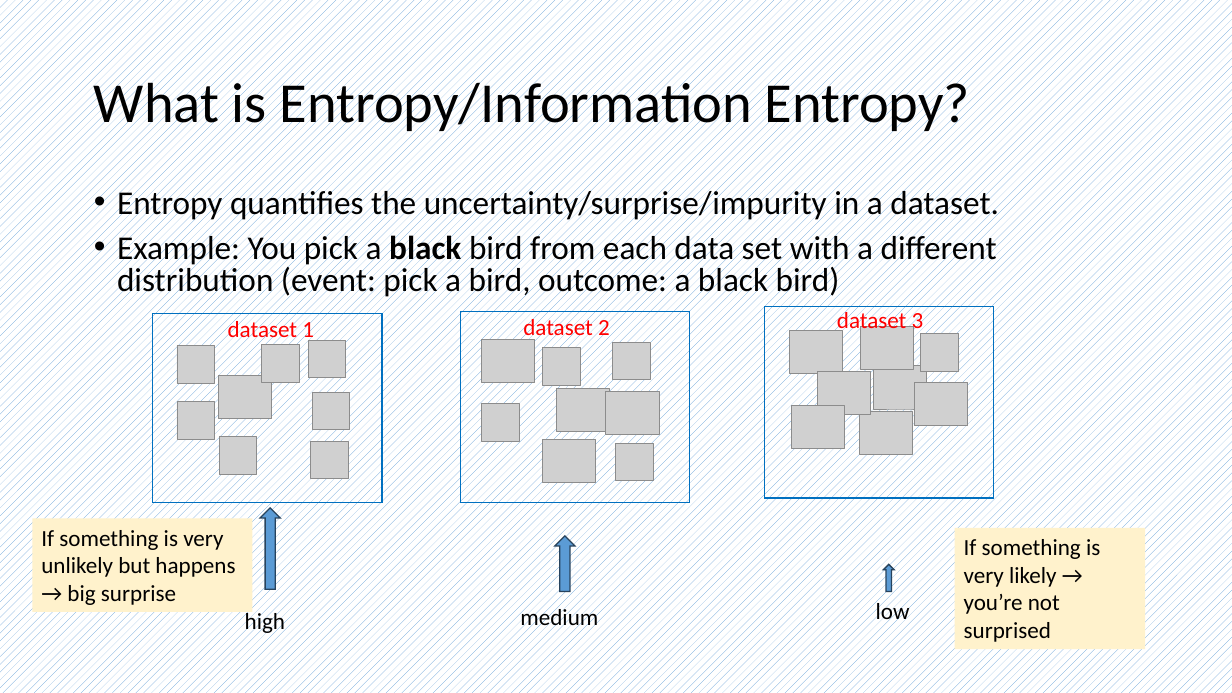
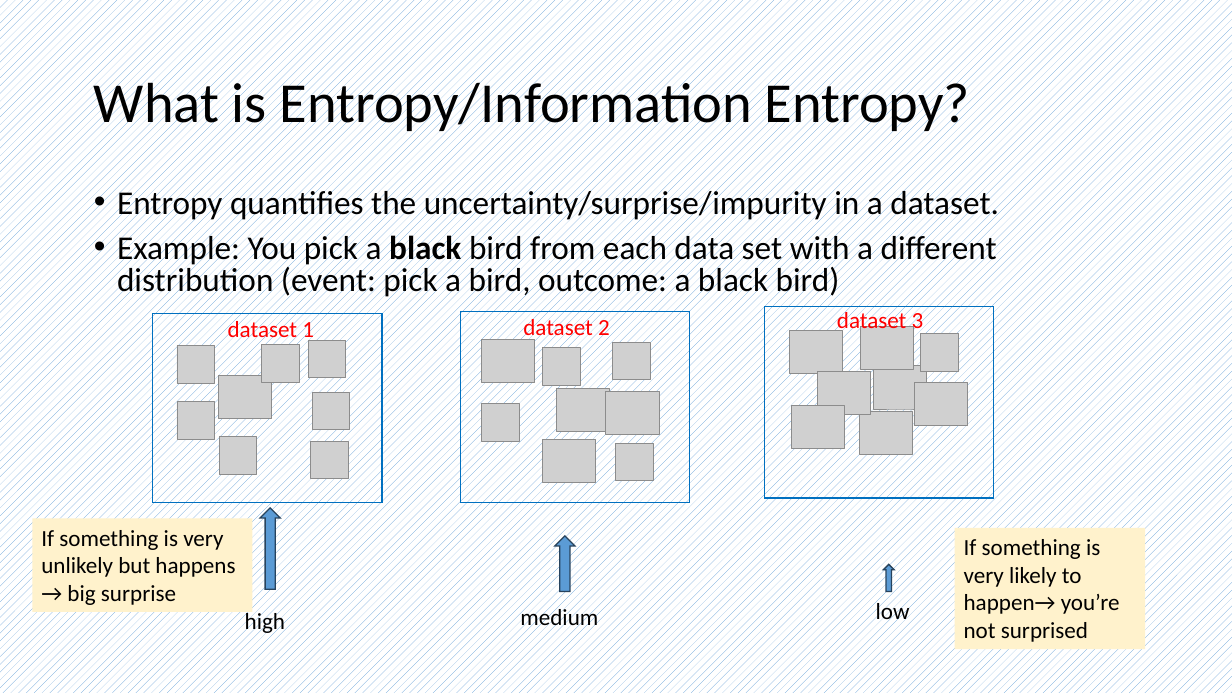
Before and after one commit to frankwxu/AI4DigitalForensics, a slide deck: slide 4 of lectures/08_multiclass_classification_n_to_n_2hidden/0_ML_concepts_multiclass.pptx. Drawn at 1232x693 pixels with LibreOffice and Linux fonts; fonts in the diff are those of the drawing; grey boxes stand for pictures; background and template pictures are left out. Boxes give left, top, right and bottom in pixels: in the first picture for what was removed or moved away, otherwise in the second. Text is boxed around its words. In the diff, an @@ line names an element or a change of style, - is before the commit and + after.

```diff
--- a/lectures/08_multiclass_classification_n_to_n_2hidden/0_ML_concepts_multiclass.pptx
+++ b/lectures/08_multiclass_classification_n_to_n_2hidden/0_ML_concepts_multiclass.pptx
@@ text in rectangle at <box>964,539,1120,642</box>: text changed @@
-If something is very likely → you’re not surprised
+If something is very likely to happen→ you’re not surprised
```
Also in this commit, not shown: 2 other slides changed, 7 slides added, 6 other files.
